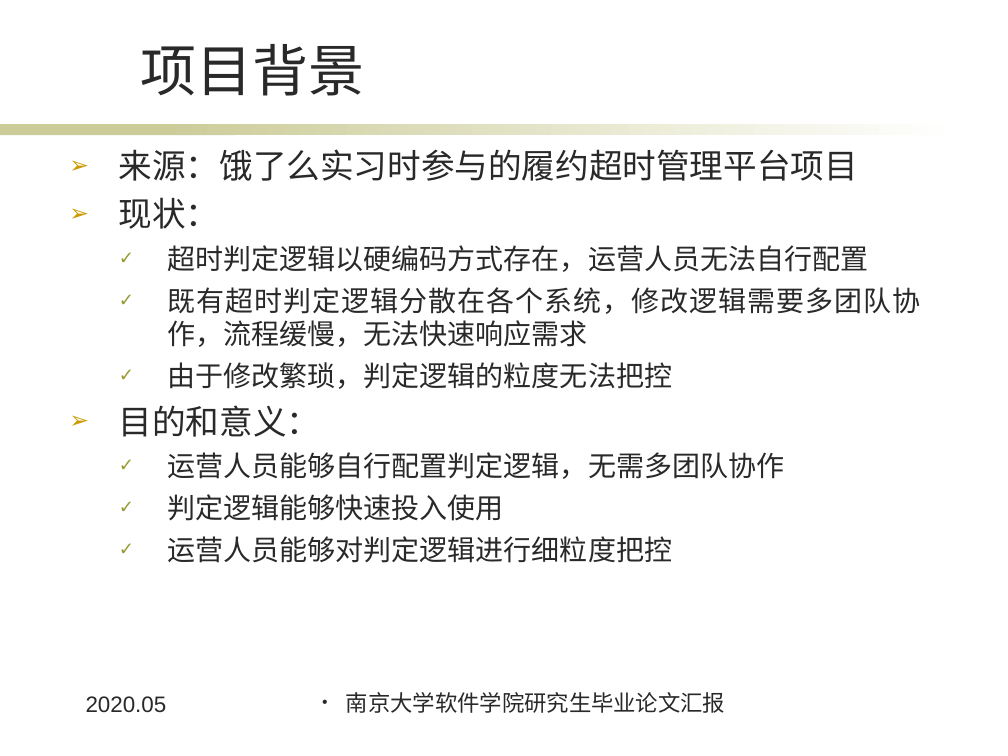
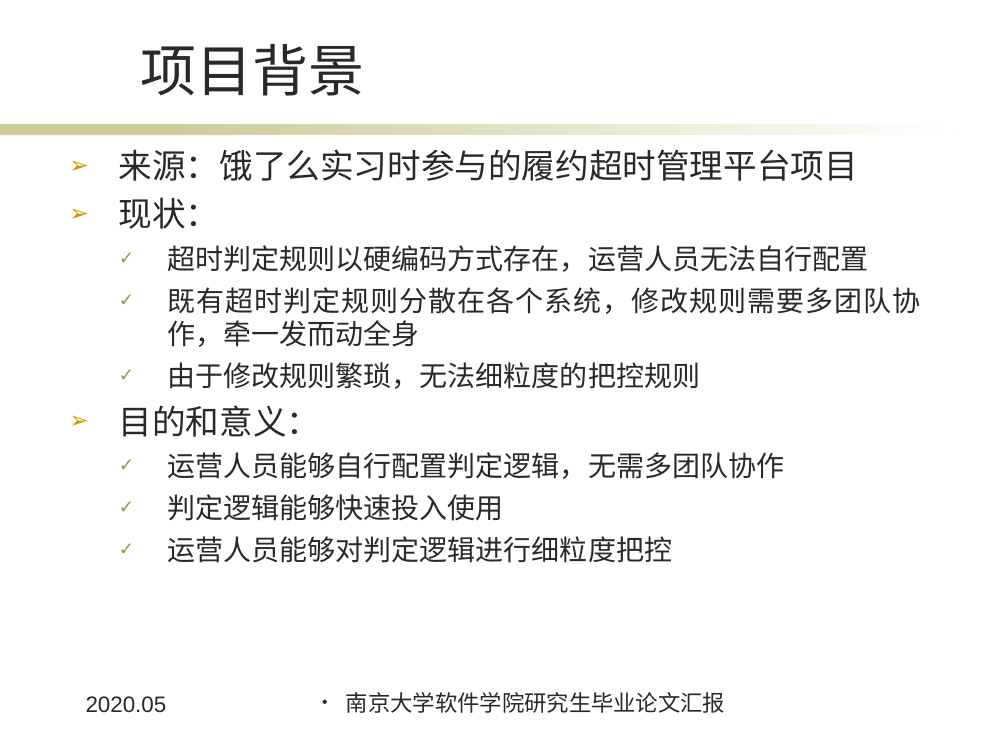
Before and after one commit to Jinsiye/thesis, a slide deck: slide 3 of 金思晔.ppt. Drawn at 1008x756 pixels with LibreOffice and Linux fonts; fonts in the diff are those of the drawing; background and template pictures are left out. Boxes give left, top, right and bottom in pixels: in the first picture for what was removed or moved away, otherwise in the second. Text is boxed around its words. In the diff, an @@ line names an element or a change of style, - is before the commit and + after.

Commit message:
修改ppt

```diff
--- a/金思晔.ppt
+++ b/金思晔.ppt
@@ text in rectangle at bbox=[167, 245, 920, 389]: text changed @@
-  ✓ 超时判定逻辑以硬编码方式存在，运营人员无法自行配置
-  ✓ 既有超时判定逻辑分散在各个系统，修改逻辑需要多团队协作，流程缓慢，无法快速响应需求
-  ✓ 由于修改繁琐，判定逻辑的粒度无法把控
+  ✓ 超时判定规则以硬编码方式存在，运营人员无法自行配置
+  ✓ 既有超时判定规则分散在各个系统，修改规则需要多团队协作，牵一发而动全身
+  ✓ 由于修改规则繁琐，无法细粒度的把控规则
```
Also in this commit, not shown: 4 other slides changed, 1 slide added, 3 other files.
